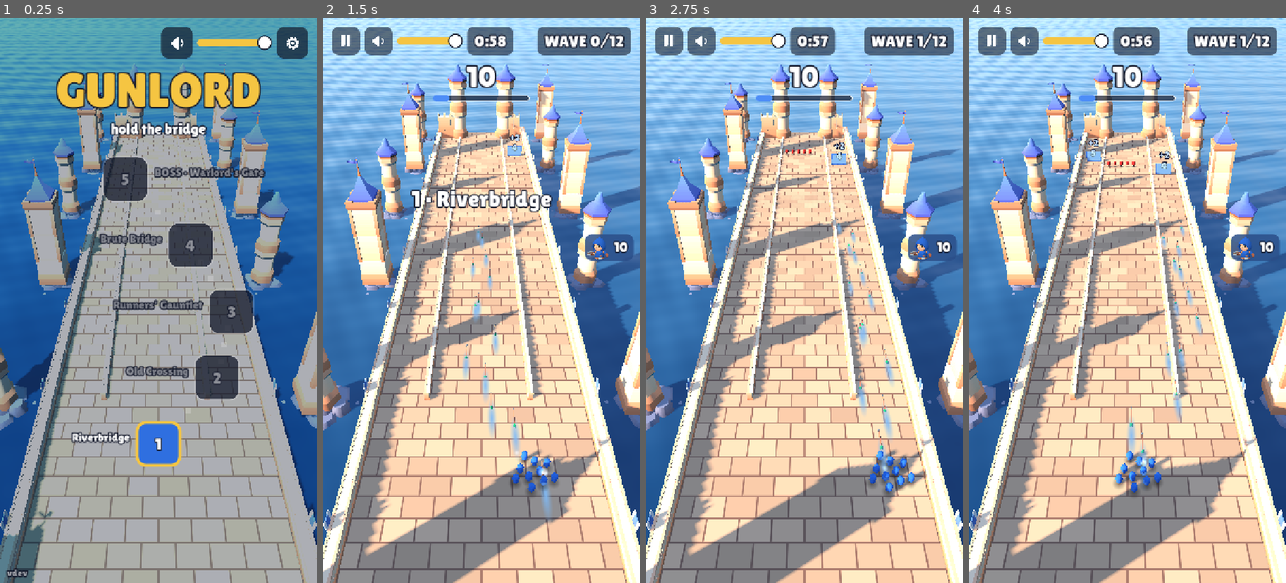
Above: before the commit, frames 1-4 (left to right).
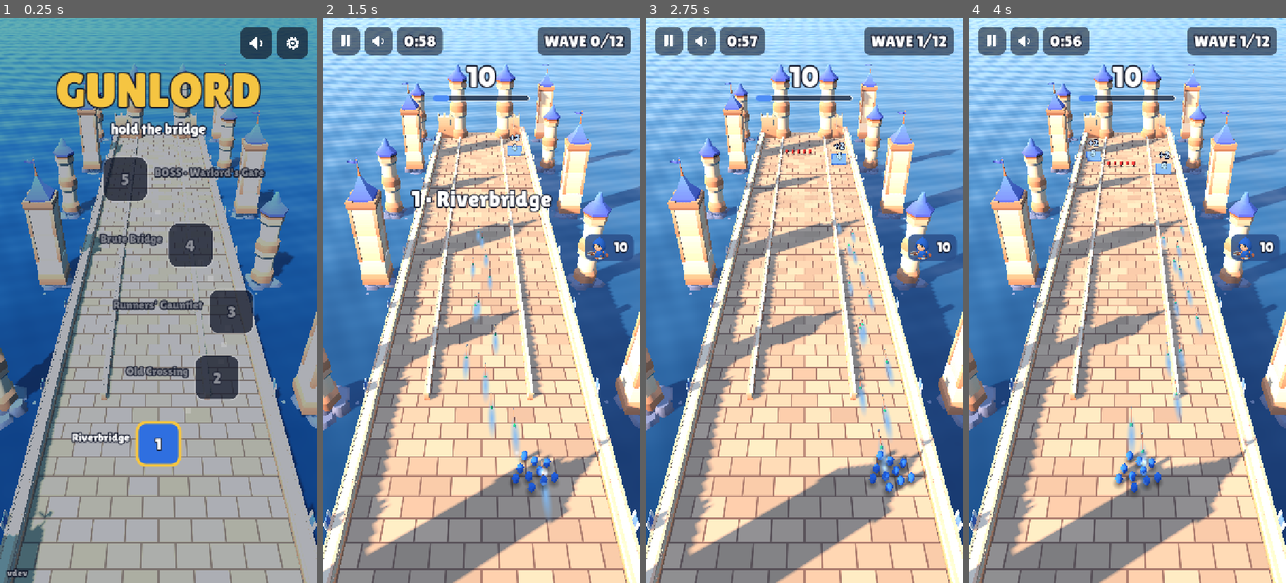
Above: after the commit, the same moments.

Repository: solutionsunity/gunlord
Game: Godot game, scene res://main.tscn
Same seed, same stepped clock (60 frames per second), same inputs: the game is played once before the commit and once after it.
Inputs (mouse positions are in pixels of both pictures, inside the frame that each line leads up to):
- Up to frame 1 (0.25 s): no input
- Up to frame 2 (1.5 s): click "1" at 0.5 s; move the mouse to (551, 272) at 1.27 s; hold Right (ui_right) from 1.28 s (still down); click (551, 272) at 1.42 s
- Up to frame 3 (2.75 s): release Right (ui_right) at 2 s; drag from (741, 328) to (788, 413) at 2.02 s
- Up to frame 4 (4 s): move the mouse to (1159, 176) at 2.77 s; hold Right (ui_right) 2.78-3.5 s; click (1159, 176) at 2.92 s; drag from (1111, 413) to (1032, 215) at 3.52 s

The runs differ from the first frame. In frame 1, 1.2% of the frame differs, in the area x 50-86%, y 1-8%; in frame 2, 1.6%; in frame 3, 1.5%; in frame 4, 1.6%, in the area x 23-61%, y 1-7%.

Commit message:
One volume button: a speaker that opens a vertical slider
- src/view/volume_button.gd: tapping the speaker opens a vertical volume
  slider beneath it; its bottom is silence, and the speaker then shows
  muted; tapping the speaker again or anywhere else closes it
- Used in the battle bar, on the map and in the pause overlay, replacing the
  mute button plus inline slider; the separate mute flag is gone (volume 0
  is mute), so Settings holds only levels and the badges' side
- While a volume slider is open, a drag is the slider's, never the map's
- tests/volume_input.gd: opens, mutes at the bottom, closes on an outside
  tap, toggles, sets the volume by dragging without scrolling the map

Diff:
--- a/src/main.gd
+++ b/src/main.gd
@@ -39,9 +39,7 @@
 	_screens.menu_chosen.connect(_show_menu)
 	_screens.resume_chosen.connect(_resume)
 	_hud.pause_pressed.connect(_pause)
-	_hud.mute_pressed.connect(_toggle_mute)
 	_hud.master_changed.connect(func(v: float) -> void: _change_setting(&"master", v))
-	_screens.mute_pressed.connect(_toggle_mute)
 	_screens.setting_changed.connect(_change_setting)
 	_screens.reset_chosen.connect(_reset_progress)
 	_screens.update_chosen.connect(_updates.reload)
@@ -77,18 +75,8 @@
 	_updates.check()   # the map is the moment to offer a newer build, never mid-battle
 
 
-## One tap silences everything, or brings it all back at the levels it had.
-func _toggle_mute() -> void:
-	_change_setting(&"muted", not _settings.silent())
-	if not _settings.muted and _settings.master <= 0.0:
-		_change_setting(&"master", 1.0)   # unmuting from "turned all the way down" restores full volume
-	_sound.play(&"click")
-
-
 func _change_setting(key: StringName, value: Variant) -> void:
 	_settings.set(key, value)
-	if key == &"master" and value > 0.0:
-		_settings.muted = false   # raising the volume lifts the mute
 	_settings.save()
 	_show_settings()
 
--- a/src/settings.gd
+++ b/src/settings.gd
@@ -1,8 +1,9 @@
 class_name Settings
 extends RefCounted
-## The player's settings, kept on the device: overall volume and mute, music
-## and effects volumes, and which side of the screen the weapon badges sit on.
-## Volumes act through the audio buses: Master, and Music and SFX under it.
+## The player's settings, kept on the device: overall, music and effects
+## volumes (each 0 to 1, where 0 is silence), and which side of the screen
+## the weapon badges sit on. Volumes act through the audio buses: Master, and
+## Music and SFX under it.
 
 const PATH := "user://settings.cfg"
 const MUSIC_BUS := &"Music"
@@ -11,7 +12,6 @@
 
 var path := PATH           ## where settings are kept; empty keeps them in memory only (tests)
 var master := 1.0          ## 0..1
-var muted := false         ## silences everything, keeping the levels for when it is lifted
 var music := 1.0           ## 0..1
 var sound := 1.0           ## 0..1, the effects
 var badges: StringName = &"right"   ## the side of the screen the weapon badges sit on
@@ -22,23 +22,17 @@
 	var cfg := ConfigFile.new()
 	if cfg.load(PATH) == OK:
 		s.master = cfg.get_value("audio", "master", 1.0)
-		s.muted = cfg.get_value("audio", "muted", false)
 		s.music = cfg.get_value("audio", "music_volume", 1.0)
 		s.sound = cfg.get_value("audio", "sound_volume", 1.0)
 		s.badges = StringName(cfg.get_value("hud", "badges", "right"))
 	return s
 
 
-## Silent, whether muted or turned all the way down.
-func silent() -> bool:
-	return muted or master <= 0.0
-
-
 ## Applies the settings to the audio buses, creating Music and SFX on first use.
 func apply() -> void:
-	_set_bus(0, master, muted)
-	_set_bus(_bus(MUSIC_BUS), music, false)
-	_set_bus(_bus(SFX_BUS), sound, false)
+	_set_bus(0, master)
+	_set_bus(_bus(MUSIC_BUS), music)
+	_set_bus(_bus(SFX_BUS), sound)
 
 
 func save() -> void:
@@ -47,16 +41,15 @@
 		return
 	var cfg := ConfigFile.new()
 	cfg.set_value("audio", "master", master)
-	cfg.set_value("audio", "muted", muted)
 	cfg.set_value("audio", "music_volume", music)
 	cfg.set_value("audio", "sound_volume", sound)
 	cfg.set_value("hud", "badges", String(badges))
 	cfg.save(path)
 
 
-static func _set_bus(i: int, level: float, mute: bool) -> void:
+static func _set_bus(i: int, level: float) -> void:
 	AudioServer.set_bus_volume_db(i, linear_to_db(maxf(level, 0.0001)))
-	AudioServer.set_bus_mute(i, mute or level <= 0.0)
+	AudioServer.set_bus_mute(i, level <= 0.0)
 
 
 static func _bus(name: StringName) -> int:
--- a/src/view/hud.gd
+++ b/src/view/hud.gd
@@ -1,19 +1,17 @@
 class_name Hud
 extends CanvasLayer
-## Pause, mute and overall volume, timer and wave chips, squad size with its
+## Pause, the volume button, timer and wave chips, squad size with its
 ## capacity bar, the weapon mix as unit badges in a column at one side (clear
 ## of the steering thumb), the nearest boss's health bar, and the stage's
 ## title as a battle opens.
 
 signal pause_pressed
-signal mute_pressed
 signal master_changed(value: float)
 
 const BOSS_RANGE := -40.0           ## a boss's bar shows once it is this close
 const BUTTON := 64.0
 
-var _mute: Button
-var _master: HSlider
+var _volume: VolumeButton
 var _clock: Label
 var _wave: Label
 var _units: Label
@@ -36,8 +34,9 @@
 	top.add_theme_constant_override("separation", 10)
 	add_child(top)
 	Ui.icon_button(top, "pause", BUTTON, Color(Ui.INK, 0.6), func() -> void: pause_pressed.emit())
-	_mute = Ui.icon_button(top, "audioOn", BUTTON, Color(Ui.INK, 0.6), func() -> void: mute_pressed.emit())
-	_master = Ui.slider(top, 150.0, func(v: float) -> void: master_changed.emit(v))
+	_volume = VolumeButton.new(BUTTON, Color(Ui.INK, 0.6))
+	_volume.changed.connect(func(v: float) -> void: master_changed.emit(v))
+	top.add_child(_volume)
 	_clock = _chip(top, 36)
 	var gap := Control.new()
 	gap.size_flags_horizontal = Control.SIZE_EXPAND_FILL
@@ -73,10 +72,9 @@
 	_place_badges(&"right")
 
 
-## Reflects the settings: the mute icon, the volume slider, the badges' side.
+## Reflects the settings: the volume button, the badges' side.
 func show_settings(settings: Settings) -> void:
-	_mute.icon = Ui.icon("audioOff" if settings.silent() else "audioOn")
-	_master.set_value_no_signal(settings.master)
+	_volume.set_level(settings.master)
 	_place_badges(settings.badges)
 
 
--- a/src/view/screens.gd
+++ b/src/view/screens.gd
@@ -6,7 +6,6 @@
 signal level_chosen(index: int)
 signal resume_chosen
 signal menu_chosen
-signal mute_pressed
 signal setting_changed(key: StringName, value: Variant)   ## a Settings field and its new value
 signal reset_chosen
 signal update_chosen
@@ -30,15 +29,14 @@
 var _pause: Control
 var _settings: Control
 var _settings_back: Control  ## the overlay the settings return to
-var _volume: HSlider
-var _music: HSlider
-var _sound: HSlider
+var _volume: Slider
+var _music: Slider
+var _sound: Slider
 var _badges: Button
 var _badge_side: StringName = &"right"
-var _master_sliders: Array[HSlider] = []
+var _volume_buttons: Array[VolumeButton] = []
 var _reset: Button
 var _armed := false          ## reset asks twice
-var _mute_buttons: Array[Button] = []
 var _update: Button         ## on the map, when a newer build is out
 var _result: Control
 var _result_title: Label
@@ -179,8 +177,8 @@
 ## before the buttons see the input, so a drag that starts on a node scrolls
 ## instead of choosing it. Touch reaches this as emulated mouse input.
 func _input(event: InputEvent) -> void:
-	if not _menu.visible:
-		return
+	if not _menu.visible or _volume_buttons.any(func(b: VolumeButton) -> bool: return b.is_open()):
+		return   # a drag on an open volume slider is the slider's, not the map's
 	if event is InputEventMouseButton:
 		match event.button_index:
 			MOUSE_BUTTON_LEFT:
@@ -228,10 +226,12 @@
 	_controls(row)
 
 
-## Mute, overall volume and the settings gear, as on the map and the pause overlay.
+## The volume button and the settings gear, as on the map and the pause overlay.
 func _controls(parent: Control) -> void:
-	_mute_buttons.append(Ui.icon_button(parent, "audioOn", BUTTON, Color(Ui.INK, 0.7), func() -> void: mute_pressed.emit()))
-	_master_sliders.append(Ui.slider(parent, 170.0, func(v: float) -> void: setting_changed.emit(&"master", v)))
+	var volume := VolumeButton.new(BUTTON, Color(Ui.INK, 0.7))
+	volume.changed.connect(func(v: float) -> void: setting_changed.emit(&"master", v))
+	parent.add_child(volume)
+	_volume_buttons.append(volume)
 	Ui.icon_button(parent, "gear", BUTTON, Color(Ui.INK, 0.7), func() -> void: _open_settings())
 
 
@@ -257,7 +257,7 @@
 
 
 ## One volume row: an icon, a name, a slider bound to a Settings field.
-func _level(parent: Control, icon: String, name: String, key: StringName) -> HSlider:
+func _level(parent: Control, icon: String, name: String, key: StringName) -> Slider:
 	var row := HBoxContainer.new()
 	row.alignment = BoxContainer.ALIGNMENT_CENTER
 	row.add_theme_constant_override("separation", 14)
@@ -276,10 +276,9 @@
 
 ## Shows the current settings everywhere they appear, without re-sending them.
 func show_settings(settings: Settings) -> void:
-	for b in _mute_buttons:
-		b.icon = Ui.icon("audioOff" if settings.silent() else "audioOn")
-	for s in _master_sliders + [_volume]:
-		s.set_value_no_signal(settings.master)
+	for b in _volume_buttons:
+		b.set_level(settings.master)
+	_volume.set_value_no_signal(settings.master)
 	_music.set_value_no_signal(settings.music)
 	_sound.set_value_no_signal(settings.sound)
 	_badge_side = settings.badges
--- a/src/view/ui.gd
+++ b/src/view/ui.gd
@@ -67,7 +67,7 @@
 	b.add_theme_color_override("font_disabled_color", Color(1, 1, 1, 0.45))
 	b.add_theme_constant_override("outline_size", 8)
 	b.add_theme_color_override("font_outline_color", INK)
-	_states(b, color, 22, 3)
+	states(b, color, 22, 3)
 	b.pressed.connect(pressed)
 	parent.add_child(b)
 	return b
@@ -81,13 +81,13 @@
 	b.icon_alignment = HORIZONTAL_ALIGNMENT_CENTER
 	b.custom_minimum_size = Vector2(px, px)
 	b.add_theme_constant_override("icon_max_width", int(px * 0.62))
-	_states(b, color, int(px * 0.25), 0)
+	states(b, color, int(px * 0.25), 0)
 	b.pressed.connect(pressed)
 	parent.add_child(b)
 	return b
 
 
-static func _states(b: Button, color: Color, radius: int, border: int) -> void:
+static func states(b: Button, color: Color, radius: int, border: int) -> void:
 	for state in ["normal", "hover", "pressed", "disabled", "focus"]:
 		var c := color.lightened(0.12) if state == "hover" else (color.darkened(0.15) if state == "pressed" else color)
 		var s := box(c, radius, border, Color(1, 1, 1, 0.75) if state != "disabled" else Color(1, 1, 1, 0.2))
@@ -125,17 +125,23 @@
 
 
 ## A volume slider, 0..1: gold fill on a dark track, a round thumb-sized grabber.
-## `changed` receives the new value as the player drags.
-static func slider(parent: Node, width: float, changed: Callable) -> HSlider:
-	var sl := HSlider.new()
+## `changed` receives the new value as the player drags. Vertical sliders fill
+## from the bottom, so the bottom is silence.
+static func slider(parent: Node, length: float, changed: Callable, vertical := false) -> Slider:
+	var sl: Slider = VSlider.new() if vertical else HSlider.new()
 	sl.min_value = 0.0
 	sl.max_value = 1.0
 	sl.step = 0.05
-	sl.custom_minimum_size = Vector2(width, 48)
-	sl.size_flags_vertical = Control.SIZE_SHRINK_CENTER
+	sl.custom_minimum_size = Vector2(48, length) if vertical else Vector2(length, 48)
+	if not vertical:
+		sl.size_flags_vertical = Control.SIZE_SHRINK_CENTER
 	var track := box(Color(INK, 0.75), 8, 2, Color(1, 1, 1, 0.6))
-	track.content_margin_top = 8
-	track.content_margin_bottom = 8
+	if vertical:
+		track.content_margin_left = 8
+		track.content_margin_right = 8
+	else:
+		track.content_margin_top = 8
+		track.content_margin_bottom = 8
 	sl.add_theme_stylebox_override("slider", track)
 	sl.add_theme_stylebox_override("grabber_area", box(GOLD, 8))
 	sl.add_theme_stylebox_override("grabber_area_highlight", box(GOLD.lightened(0.2), 8))
--- /dev/null
+++ b/src/view/volume_button.gd
@@ -0,0 +1,73 @@
+class_name VolumeButton
+extends Button
+## The one sound control outside Settings: a speaker that, when tapped, opens
+## a vertical volume slider beneath it. The bottom of the slider is silence.
+## Tapping the speaker again, or anywhere else, closes it.
+
+signal changed(value: float)
+
+const LENGTH := 240.0
+
+var _panel: PanelContainer
+var _slider: Slider
+var _catcher: Control      ## covers the screen while open; a tap on it closes the slider
+
+
+func _init(px: float, color: Color) -> void:
+	icon = Ui.icon("audioOn")
+	expand_icon = true
+	icon_alignment = HORIZONTAL_ALIGNMENT_CENTER
+	custom_minimum_size = Vector2(px, px)
+	add_theme_constant_override("icon_max_width", int(px * 0.62))
+	Ui.states(self, color, int(px * 0.25), 0)
+	pressed.connect(func() -> void: _open(not _panel.visible))
+
+	_catcher = Control.new()
+	_catcher.top_level = true
+	_catcher.visible = false
+	_catcher.mouse_filter = Control.MOUSE_FILTER_STOP
+	_catcher.z_index = 99      # above the rest of the screen while open
+	_catcher.gui_input.connect(func(e: InputEvent) -> void:
+		if e is InputEventMouseButton and e.pressed:
+			_open(false))
+	add_child(_catcher)
+
+	_panel = PanelContainer.new()
+	_panel.top_level = true
+	_panel.visible = false
+	_panel.z_index = 100
+	var s := Ui.box(Color(Ui.INK, 0.88), 18, 2, Color(1, 1, 1, 0.5))
+	s.content_margin_left = 10
+	s.content_margin_right = 10
+	s.content_margin_top = 14
+	s.content_margin_bottom = 14
+	_panel.add_theme_stylebox_override("panel", s)
+	add_child(_panel)
+	_slider = Ui.slider(_panel, LENGTH, func(v: float) -> void:
+		_show_level(v)
+		changed.emit(v), true)
+
+
+func is_open() -> bool:
+	return _panel.visible
+
+
+## Shows a level without sending it back: the icon, and the slider if open.
+func set_level(v: float) -> void:
+	_slider.set_value_no_signal(v)
+	_show_level(v)
+
+
+func _show_level(v: float) -> void:
+	icon = Ui.icon("audioOff" if v <= 0.0 else "audioOn")
+
+
+func _open(open: bool) -> void:
+	_panel.visible = open
+	_catcher.visible = open
+	if open:
+		var r := get_global_rect()
+		_catcher.position = Vector2.ZERO
+		_catcher.size = get_viewport_rect().size
+		_panel.reset_size()
+		_panel.global_position = Vector2(r.get_center().x - _panel.size.x / 2.0, r.end.y + 10)
--- /dev/null
+++ b/tests/volume_input.gd
@@ -0,0 +1,96 @@
+extends SceneTree
+## The volume button, headless, on the map: tapping the speaker opens its
+## slider; a tap near the slider's bottom silences everything; a tap elsewhere
+## closes it; the speaker toggles it; dragging the slider does not scroll the map.
+##   godot --headless --path . -s tests/volume_input.gd     (prints PASS or FAIL lines)
+
+var _main: Node
+var _step := 0
+
+
+func _init() -> void:
+	_main = load("res://main.tscn").instantiate()
+	_main._progress = Progress.new()
+	_main._progress.path = ""
+	_main._settings = Settings.new()
+	_main._settings.path = ""
+	root.add_child(_main)
+
+
+func _process(_delta: float) -> bool:
+	_step += 1
+	var screens: Screens = _main._screens
+	var button: VolumeButton = screens._volume_buttons[0] if not screens._volume_buttons.is_empty() else null
+	match _step:
+		4:
+			_tap(button.get_global_rect().get_center())
+		6:
+			_check("tapping the speaker opens the slider", button._panel.visible, "")
+			var r := button._slider.get_global_rect()
+			_tap(Vector2(r.get_center().x, r.end.y - 2))
+		8:
+			_check("a tap at the slider's bottom silences everything", _main._settings.master <= 0.05,
+					"master %.2f" % _main._settings.master)
+			_check("the speaker shows muted", button.icon == Ui.icon("audioOff"), "")
+			_check("the master bus is muted", AudioServer.is_bus_mute(0), "")
+			_tap(Vector2(360, 900))
+		10:
+			_check("a tap elsewhere closes the slider", not button._panel.visible, "")
+			_tap(button.get_global_rect().get_center())
+		12:
+			_tap(button.get_global_rect().get_center())
+		14:
+			_check("the speaker toggles the slider", not button._panel.visible, "")
+			_tap(button.get_global_rect().get_center())
+		16:
+			var from: float = screens._offset
+			var r := button._slider.get_global_rect()
+			_drag(Vector2(r.get_center().x, r.end.y - 4), Vector2(0, -160))
+			_check("dragging the slider sets the volume", _main._settings.master > 0.5, "master %.2f" % _main._settings.master)
+			_check("dragging the slider does not scroll the map", screens._offset == from, "offset %.0f -> %.0f" % [from, screens._offset])
+			return true
+	return false
+
+
+## Input arrives in window pixels; the UI lays out in its 720x1280 design space.
+func _tap(at: Vector2) -> void:
+	at = root.get_final_transform() * at
+	for down in [true, false]:
+		var e := InputEventMouseButton.new()
+		e.button_index = MOUSE_BUTTON_LEFT
+		e.pressed = down
+		e.position = at
+		e.global_position = at
+		e.button_mask = MOUSE_BUTTON_MASK_LEFT if down else 0
+		Input.parse_input_event(e)
+		Input.flush_buffered_events()
+
+
+func _drag(from: Vector2, by: Vector2) -> void:
+	var t := root.get_final_transform()
+	var steps := 8
+	_button(t * from, true)
+	for k in steps:
+		var e := InputEventMouseMotion.new()
+		e.position = t * (from + by * (k + 1) / steps)
+		e.global_position = e.position
+		e.relative = t.basis_xform(by / steps)
+		e.button_mask = MOUSE_BUTTON_MASK_LEFT
+		Input.parse_input_event(e)
+		Input.flush_buffered_events()
+	_button(t * (from + by), false)
+
+
+func _button(at: Vector2, down: bool) -> void:
+	var e := InputEventMouseButton.new()
+	e.button_index = MOUSE_BUTTON_LEFT
+	e.pressed = down
+	e.position = at
+	e.global_position = at
+	e.button_mask = MOUSE_BUTTON_MASK_LEFT if down else 0
+	Input.parse_input_event(e)
+	Input.flush_buffered_events()
+
+
+func _check(what: String, ok: bool, detail: String) -> void:
+	print("%s  %s  %s" % ["PASS" if ok else "FAIL", what, ("(" + detail + ")") if detail else ""])
Not shown, added: src/view/volume_button.gd.uid
Not shown, added: tests/volume_input.gd.uid
Not shown, changed: DESIGN.md
